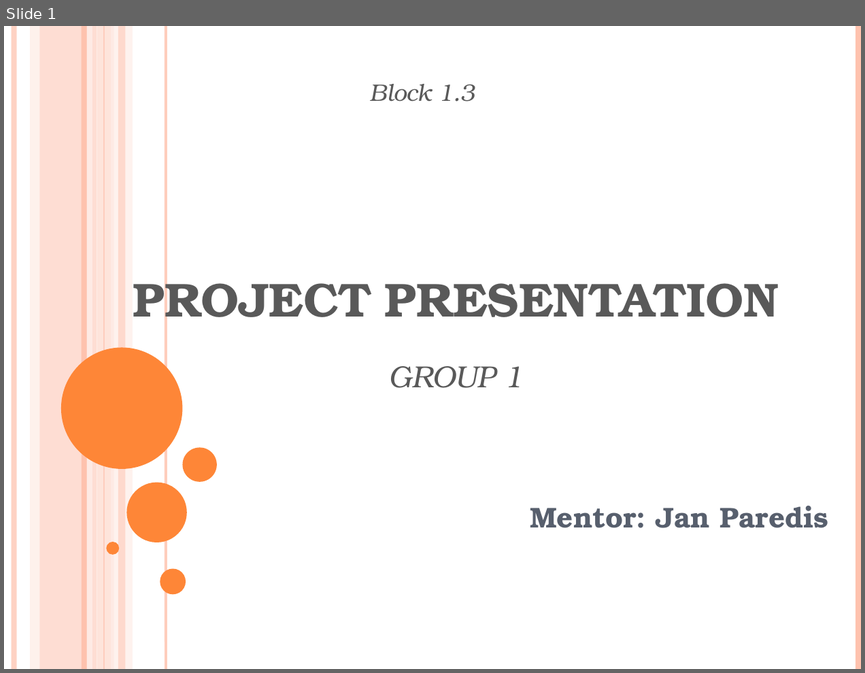
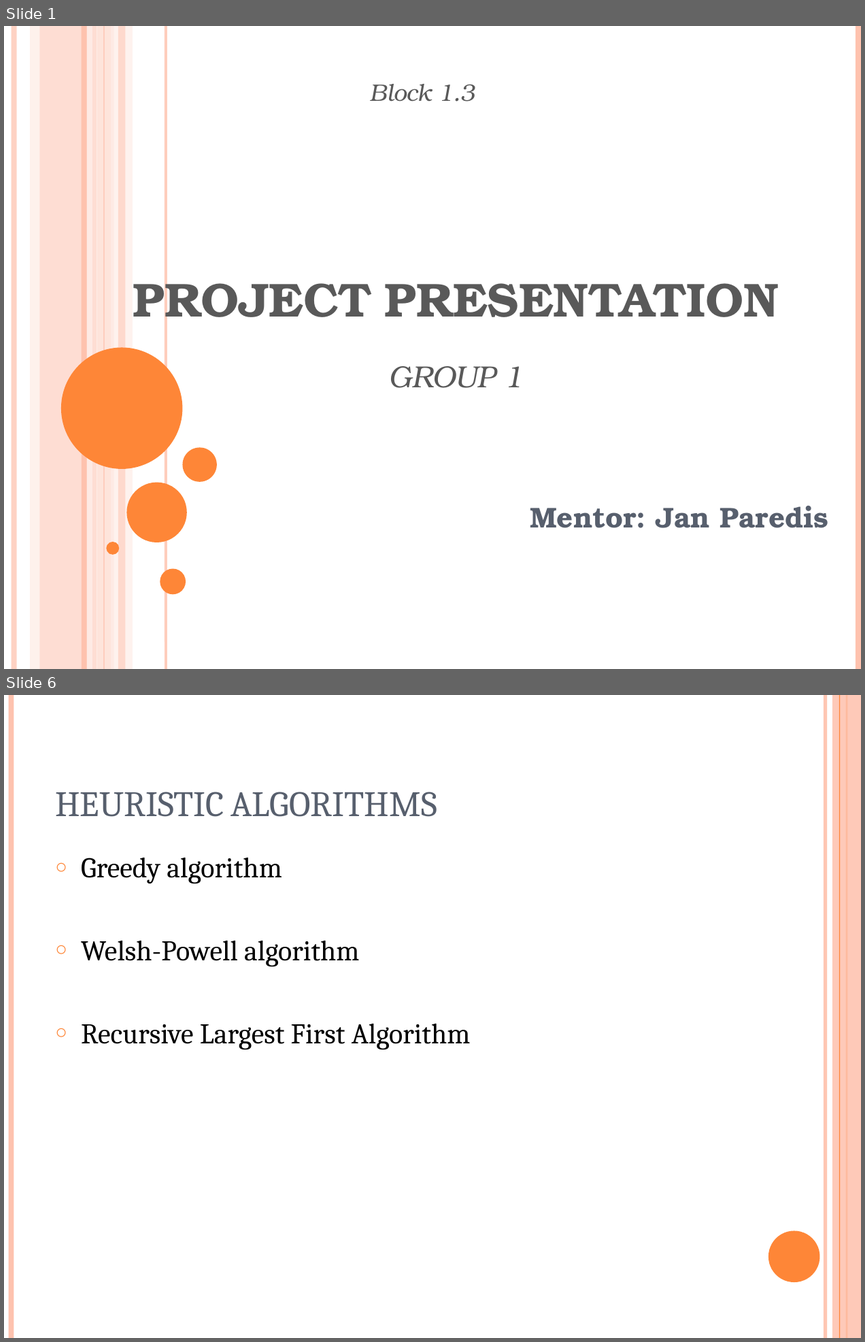
Before and after one commit to manhddftu/Project1.1-Phase3, a slide deck: pres3.pptx. Shown one above the other, each under a label of ours: slide 1 before the commit, slides 1 and 6 after it; the slides between them are not shown. The pictures are 865x673 and 865x1342 pixels, drawn with LibreOffice and Linux fonts; fonts in the diff are those of the drawing. Boxes give left, top, right and bottom in pixels: in the first picture for what was removed or moved away, otherwise in the second. Text is boxed around its words. In the diff, an @@ line names an element or a change of style, - is before the commit and + after.

```diff
--- a/pres3.pptx
+++ b/pres3.pptx
@@ slide 6 added at [4,695,861,1338], background #FFFFFF @@
@@ line added from (11, 695) to (11, 1338), #FEC3AE 4.5 pt @@
@@ line added from (825, 695) to (825, 1338), #FEC3AE 3 pt @@
@@ rectangle added at [832,695,861,1338], fill #FEC3AE at 87% opacity @@
@@ line added from (839, 695) to (839, 1338), #FE8637 0.75 pt @@
@@ line added from (847, 695) to (847, 1338), #FE8637 1.5 pt @@
@@ title added at [55,792,436,817], 30 pt, text #575F6D, small capitals @@
+HEURISTIC ALGORITHMS
@@ text added at [81,857,470,1050], 24 pt, text #000000 @@
+○ Greedy algorithm
+○ Welsh-Powell algorithm
+○ Recursive Largest First Algorithm
@@ ellipse added at [768,1231,820,1282], fill #FE8637 @@
```
Also in this commit, not shown: 5 slides changed, 3 other slides added, 4 slides removed.
